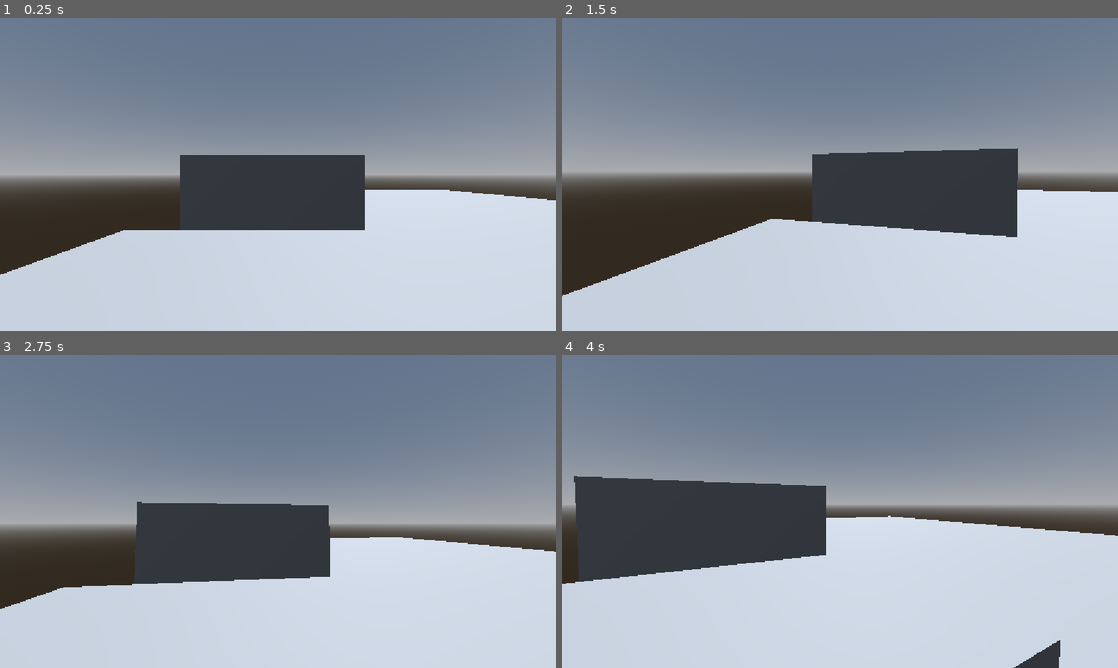
Above: before the commit, frames 1-4 (two rows, left to right).
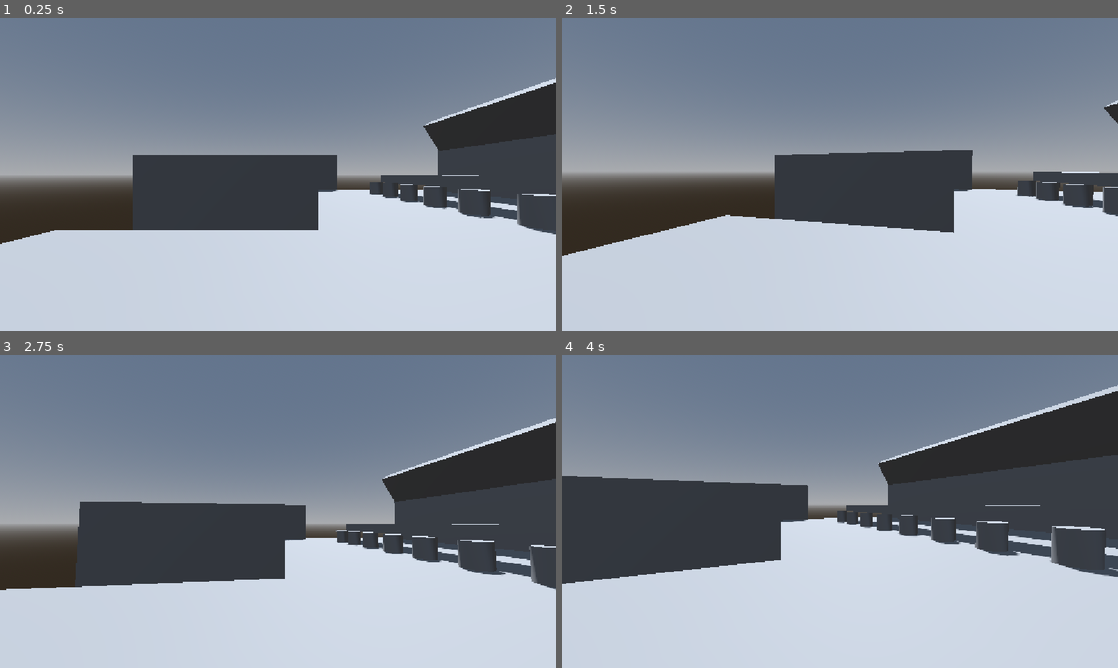
Above: after the commit, the same moments.

Repository: ShadowFlame-EthanG/comfy_autumn_jam_2026
Game: Godot game, scene res://Scenes/diner.tscn
Same seed, same stepped clock (60 frames per second), same inputs: the game is played once before the commit and once after it.
Inputs (mouse positions are in pixels of both pictures, inside the frame that each line leads up to):
- Up to frame 1 (0.25 s): no input
- Up to frame 2 (1.5 s): tap Enter at 0.5 s; move the mouse to (867, 174) at 0.52 s; tap Space at 1.25 s; move the mouse to (812, 174) at 1.27 s
- Up to frame 3 (2.75 s): tap Enter at 2 s; move the mouse to (289, 505) at 2.02 s
- Up to frame 4 (4 s): tap Space at 2.75 s; move the mouse to (834, 517) at 2.77 s; tap Enter at 3.5 s; move the mouse to (878, 514) at 3.52 s

The runs differ from the first frame. In frame 1, 13% of the frame differs, in the area x 0-100%, y 19-82%; in frame 2, 8.4%; in frame 3, 16%; in frame 4, 19%, in the area x 0-100%, y 9-100%.

Commit message:
Greyboxing!

Diff:
--- a/comfy-autumn-jam-noire/Scenes/diner.tscn
+++ b/comfy-autumn-jam-noire/Scenes/diner.tscn
@@ -29,7 +29,7 @@
 mesh = SubResource("PlaneMesh_pb32r")
 
 [node name="Player" parent="." unique_id=1787083053 instance=ExtResource("1_2p1rj")]
-transform = Transform3D(1, 0, 0, 0, 1, 0, 0, 0, 1, -7.7273073, 0.97501385, 9.792202)
+transform = Transform3D(1, 0, 0, 0, 1, 0, 0, 0, 1, -7.0315876, 0.97501385, 9.792202)
 
 [node name="DinerObjects" type="Node3D" parent="." unique_id=1725515699]
 transform = Transform3D(1, 0, 0, 0, 1, 0, 0, 0, 1, 1.2583532, 0, 2.6416225)
@@ -64,103 +64,166 @@
 transform = Transform3D(1, 0, 0, 0, 1, 0, 0, 0, 1, 0.032043457, 1.1260978, 0.73929405)
 size = Vector3(3.206665, 0.1463623, 1.9463484)
 
-[node name="DinerObjects2" type="Node3D" parent="." unique_id=658553108]
-transform = Transform3D(1, 0, 0, 0, 1, 0, 0, 0, 1, 1.2583532, 0, -3.561451)
-
-[node name="Booth" type="Node3D" parent="DinerObjects2" unique_id=1834944655]
-
-[node name="Chair1" type="CSGCombiner3D" parent="DinerObjects2/Booth" unique_id=1693998913]
-
-[node name="CSGBox3D" type="CSGBox3D" parent="DinerObjects2/Booth/Chair1" unique_id=208971020]
-transform = Transform3D(0.9, 0, 0, 0, 0.9, 0, 0, 0, 0.9, -9.054483, 0.8921392, 7.9350033)
-size = Vector3(3.0544434, 2.5578918, 0.64160156)
-
-[node name="CSGBox3D2" type="CSGBox3D" parent="DinerObjects2/Booth/Chair1" unique_id=429160034]
-transform = Transform3D(0.9, 0, 0, 0, 0.9, 0, 0, 0, 0.9, -9.054769, 0.11195731, 6.9326754)
-size = Vector3(3.0544434, 0.8119583, 1.6533203)
-
-[node name="Chair2" type="CSGCombiner3D" parent="DinerObjects2/Booth" unique_id=1264526098]
-transform = Transform3D(-1, 0, -8.742278e-08, 0, 1, 0, 8.742278e-08, 0, -1, -18.12233, -4.7683716e-07, 9.521378)
-
-[node name="CSGBox3D" type="CSGBox3D" parent="DinerObjects2/Booth/Chair2" unique_id=1327464219]
-transform = Transform3D(0.9, 0, 0, 0, 0.9, 0, 0, 0, 0.9, -9.054474, 0.8320806, 5.9855995)
-size = Vector3(3.0544434, 2.4377747, 0.5958252)
-
-[node name="CSGBox3D2" type="CSGBox3D" parent="DinerObjects2/Booth/Chair2" unique_id=1624054607]
-transform = Transform3D(0.9, 0, 0, 0, 0.9, 0, 0, 0, 0.9, -9.054766, 0.11195731, 5.0061593)
-size = Vector3(3.0544434, 0.8119583, 1.6533203)
-
-[node name="Table" type="CSGCombiner3D" parent="DinerObjects2/Booth" unique_id=234285717]
-transform = Transform3D(0.9, 0, 0, 0, 0.9, 0, 0, 0, 0.9, -9.137032, 0, 4.941712)
-
-[node name="CSGBox3D" type="CSGBox3D" parent="DinerObjects2/Booth/Table" unique_id=1299368329]
-transform = Transform3D(1, 0, 0, 0, 1, 0, 0, 0, 1, 0.032043457, 1.1260978, 0.73929405)
-size = Vector3(3.206665, 0.1463623, 1.9463484)
-
-[node name="DinerObjects3" type="Node3D" parent="." unique_id=1767234546]
-transform = Transform3D(1, 0, 0, 0, 1, 0, 0, 0, 1, 1.2583532, 0, -9.218214)
-
-[node name="Booth" type="Node3D" parent="DinerObjects3" unique_id=1562657481]
-
-[node name="Chair1" type="CSGCombiner3D" parent="DinerObjects3/Booth" unique_id=452401363]
-
-[node name="CSGBox3D" type="CSGBox3D" parent="DinerObjects3/Booth/Chair1" unique_id=7495]
-transform = Transform3D(0.9, 0, 0, 0, 0.9, 0, 0, 0, 0.9, -9.054483, 0.8921392, 7.9350033)
-size = Vector3(3.0544434, 2.5578918, 0.64160156)
-
-[node name="CSGBox3D2" type="CSGBox3D" parent="DinerObjects3/Booth/Chair1" unique_id=713935984]
-transform = Transform3D(0.9, 0, 0, 0, 0.9, 0, 0, 0, 0.9, -9.054769, 0.11195731, 6.9326754)
-size = Vector3(3.0544434, 0.8119583, 1.6533203)
-
-[node name="Chair2" type="CSGCombiner3D" parent="DinerObjects3/Booth" unique_id=975971166]
-transform = Transform3D(-1, 0, -8.742278e-08, 0, 1, 0, 8.742278e-08, 0, -1, -18.12233, -4.7683716e-07, 9.521378)
-
-[node name="CSGBox3D" type="CSGBox3D" parent="DinerObjects3/Booth/Chair2" unique_id=1311492613]
-transform = Transform3D(0.9, 0, 0, 0, 0.9, 0, 0, 0, 0.9, -9.054474, 0.8320806, 5.9855995)
-size = Vector3(3.0544434, 2.4377747, 0.5958252)
-
-[node name="CSGBox3D2" type="CSGBox3D" parent="DinerObjects3/Booth/Chair2" unique_id=1590754530]
-transform = Transform3D(0.9, 0, 0, 0, 0.9, 0, 0, 0, 0.9, -9.054766, 0.11195731, 5.0061593)
-size = Vector3(3.0544434, 0.8119583, 1.6533203)
-
-[node name="Table" type="CSGCombiner3D" parent="DinerObjects3/Booth" unique_id=1942426979]
-transform = Transform3D(0.9, 0, 0, 0, 0.9, 0, 0, 0, 0.9, -9.137032, 0, 4.941712)
-
-[node name="CSGBox3D" type="CSGBox3D" parent="DinerObjects3/Booth/Table" unique_id=690997101]
-transform = Transform3D(1, 0, 0, 0, 1, 0, 0, 0, 1, 0.032043457, 1.1260978, 0.73929405)
-size = Vector3(3.206665, 0.1463623, 1.9463484)
-
-[node name="DinerObjects4" type="Node3D" parent="." unique_id=1569703010]
-transform = Transform3D(1, 0, 0, 0, 1, 0, 0, 0, 1, 1.2583532, 0, -14.97236)
-
-[node name="Booth" type="Node3D" parent="DinerObjects4" unique_id=690447176]
-
-[node name="Chair1" type="CSGCombiner3D" parent="DinerObjects4/Booth" unique_id=1419462769]
-
-[node name="CSGBox3D" type="CSGBox3D" parent="DinerObjects4/Booth/Chair1" unique_id=718495995]
-transform = Transform3D(0.9, 0, 0, 0, 0.9, 0, 0, 0, 0.9, -9.054483, 0.8921392, 7.9350033)
-size = Vector3(3.0544434, 2.5578918, 0.64160156)
-
-[node name="CSGBox3D2" type="CSGBox3D" parent="DinerObjects4/Booth/Chair1" unique_id=204985411]
-transform = Transform3D(0.9, 0, 0, 0, 0.9, 0, 0, 0, 0.9, -9.054769, 0.11195731, 6.9326754)
-size = Vector3(3.0544434, 0.8119583, 1.6533203)
-
-[node name="Chair2" type="CSGCombiner3D" parent="DinerObjects4/Booth" unique_id=1236545290]
-transform = Transform3D(-1, 0, -8.742278e-08, 0, 1, 0, 8.742278e-08, 0, -1, -18.12233, -4.7683716e-07, 9.521378)
-
-[node name="CSGBox3D" type="CSGBox3D" parent="DinerObjects4/Booth/Chair2" unique_id=841327769]
-transform = Transform3D(0.9, 0, 0, 0, 0.9, 0, 0, 0, 0.9, -9.054474, 0.8320806, 5.9855995)
-size = Vector3(3.0544434, 2.4377747, 0.5958252)
-
-[node name="CSGBox3D2" type="CSGBox3D" parent="DinerObjects4/Booth/Chair2" unique_id=249372843]
-transform = Transform3D(0.9, 0, 0, 0, 0.9, 0, 0, 0, 0.9, -9.054766, 0.11195731, 5.0061593)
-size = Vector3(3.0544434, 0.8119583, 1.6533203)
-
-[node name="Table" type="CSGCombiner3D" parent="DinerObjects4/Booth" unique_id=1837202743]
-transform = Transform3D(0.9, 0, 0, 0, 0.9, 0, 0, 0, 0.9, -9.137032, 0, 4.941712)
-
-[node name="CSGBox3D" type="CSGBox3D" parent="DinerObjects4/Booth/Table" unique_id=2053936631]
-transform = Transform3D(1, 0, 0, 0, 1, 0, 0, 0, 1, 0.032043457, 1.1260978, 0.73929405)
-size = Vector3(3.206665, 0.1463623, 1.9463484)
+[node name="Booth2" type="Node3D" parent="DinerObjects" unique_id=1834944655]
+transform = Transform3D(1, 0, 0, 0, 1, 0, 0, 0, 1, 0, 0, -6.2030735)
+
+[node name="Chair1" type="CSGCombiner3D" parent="DinerObjects/Booth2" unique_id=1693998913]
+
+[node name="CSGBox3D" type="CSGBox3D" parent="DinerObjects/Booth2/Chair1" unique_id=208971020]
+transform = Transform3D(0.9, 0, 0, 0, 0.9, 0, 0, 0, 0.9, -9.054483, 0.8921392, 7.9350033)
+size = Vector3(3.0544434, 2.5578918, 0.64160156)
+
+[node name="CSGBox3D2" type="CSGBox3D" parent="DinerObjects/Booth2/Chair1" unique_id=429160034]
+transform = Transform3D(0.9, 0, 0, 0, 0.9, 0, 0, 0, 0.9, -9.054769, 0.11195731, 6.9326754)
+size = Vector3(3.0544434, 0.8119583, 1.6533203)
+
+[node name="Chair2" type="CSGCombiner3D" parent="DinerObjects/Booth2" unique_id=1264526098]
+transform = Transform3D(-1, 0, -8.742278e-08, 0, 1, 0, 8.742278e-08, 0, -1, -18.12233, -4.7683716e-07, 9.521378)
+
+[node name="CSGBox3D" type="CSGBox3D" parent="DinerObjects/Booth2/Chair2" unique_id=1327464219]
+transform = Transform3D(0.9, 0, 0, 0, 0.9, 0, 0, 0, 0.9, -9.054474, 0.8320806, 5.9855995)
+size = Vector3(3.0544434, 2.4377747, 0.5958252)
+
+[node name="CSGBox3D2" type="CSGBox3D" parent="DinerObjects/Booth2/Chair2" unique_id=1624054607]
+transform = Transform3D(0.9, 0, 0, 0, 0.9, 0, 0, 0, 0.9, -9.054766, 0.11195731, 5.0061593)
+size = Vector3(3.0544434, 0.8119583, 1.6533203)
+
+[node name="Table" type="CSGCombiner3D" parent="DinerObjects/Booth2" unique_id=234285717]
+transform = Transform3D(0.9, 0, 0, 0, 0.9, 0, 0, 0, 0.9, -9.137032, 0, 4.941712)
+
+[node name="CSGBox3D" type="CSGBox3D" parent="DinerObjects/Booth2/Table" unique_id=1299368329]
+transform = Transform3D(1, 0, 0, 0, 1, 0, 0, 0, 1, 0.032043457, 1.1260978, 0.73929405)
+size = Vector3(3.206665, 0.1463623, 1.9463484)
+
+[node name="Booth3" type="Node3D" parent="DinerObjects" unique_id=1562657481]
+transform = Transform3D(1, 0, 0, 0, 1, 0, 0, 0, 1, 0, 0, -11.859837)
+
+[node name="Chair1" type="CSGCombiner3D" parent="DinerObjects/Booth3" unique_id=452401363]
+
+[node name="CSGBox3D" type="CSGBox3D" parent="DinerObjects/Booth3/Chair1" unique_id=7495]
+transform = Transform3D(0.9, 0, 0, 0, 0.9, 0, 0, 0, 0.9, -9.054483, 0.8921392, 7.9350033)
+size = Vector3(3.0544434, 2.5578918, 0.64160156)
+
+[node name="CSGBox3D2" type="CSGBox3D" parent="DinerObjects/Booth3/Chair1" unique_id=713935984]
+transform = Transform3D(0.9, 0, 0, 0, 0.9, 0, 0, 0, 0.9, -9.054769, 0.11195731, 6.9326754)
+size = Vector3(3.0544434, 0.8119583, 1.6533203)
+
+[node name="Chair2" type="CSGCombiner3D" parent="DinerObjects/Booth3" unique_id=975971166]
+transform = Transform3D(-1, 0, -8.742278e-08, 0, 1, 0, 8.742278e-08, 0, -1, -18.12233, -4.7683716e-07, 9.521378)
+
+[node name="CSGBox3D" type="CSGBox3D" parent="DinerObjects/Booth3/Chair2" unique_id=1311492613]
+transform = Transform3D(0.9, 0, 0, 0, 0.9, 0, 0, 0, 0.9, -9.054474, 0.8320806, 5.9855995)
+size = Vector3(3.0544434, 2.4377747, 0.5958252)
+
+[node name="CSGBox3D2" type="CSGBox3D" parent="DinerObjects/Booth3/Chair2" unique_id=1590754530]
+transform = Transform3D(0.9, 0, 0, 0, 0.9, 0, 0, 0, 0.9, -9.054766, 0.11195731, 5.0061593)
+size = Vector3(3.0544434, 0.8119583, 1.6533203)
+
+[node name="Table" type="CSGCombiner3D" parent="DinerObjects/Booth3" unique_id=1942426979]
+transform = Transform3D(0.9, 0, 0, 0, 0.9, 0, 0, 0, 0.9, -9.137032, 0, 4.941712)
+
+[node name="CSGBox3D" type="CSGBox3D" parent="DinerObjects/Booth3/Table" unique_id=690997101]
+transform = Transform3D(1, 0, 0, 0, 1, 0, 0, 0, 1, 0.032043457, 1.1260978, 0.73929405)
+size = Vector3(3.206665, 0.1463623, 1.9463484)
+
+[node name="Booth4" type="Node3D" parent="DinerObjects" unique_id=690447176]
+transform = Transform3D(1, 0, 0, 0, 1, 0, 0, 0, 1, 0, 0, -17.613983)
+
+[node name="Chair1" type="CSGCombiner3D" parent="DinerObjects/Booth4" unique_id=1419462769]
+
+[node name="CSGBox3D" type="CSGBox3D" parent="DinerObjects/Booth4/Chair1" unique_id=718495995]
+transform = Transform3D(0.9, 0, 0, 0, 0.9, 0, 0, 0, 0.9, -9.054483, 0.8921392, 7.9350033)
+size = Vector3(3.0544434, 2.5578918, 0.64160156)
+
+[node name="CSGBox3D2" type="CSGBox3D" parent="DinerObjects/Booth4/Chair1" unique_id=204985411]
+transform = Transform3D(0.9, 0, 0, 0, 0.9, 0, 0, 0, 0.9, -9.054769, 0.11195731, 6.9326754)
+size = Vector3(3.0544434, 0.8119583, 1.6533203)
+
+[node name="Chair2" type="CSGCombiner3D" parent="DinerObjects/Booth4" unique_id=1236545290]
+transform = Transform3D(-1, 0, -8.742278e-08, 0, 1, 0, 8.742278e-08, 0, -1, -18.12233, -4.7683716e-07, 9.521378)
+
+[node name="CSGBox3D" type="CSGBox3D" parent="DinerObjects/Booth4/Chair2" unique_id=841327769]
+transform = Transform3D(0.9, 0, 0, 0, 0.9, 0, 0, 0, 0.9, -9.054474, 0.8320806, 5.9855995)
+size = Vector3(3.0544434, 2.4377747, 0.5958252)
+
+[node name="CSGBox3D2" type="CSGBox3D" parent="DinerObjects/Booth4/Chair2" unique_id=249372843]
+transform = Transform3D(0.9, 0, 0, 0, 0.9, 0, 0, 0, 0.9, -9.054766, 0.11195731, 5.0061593)
+size = Vector3(3.0544434, 0.8119583, 1.6533203)
+
+[node name="Table" type="CSGCombiner3D" parent="DinerObjects/Booth4" unique_id=1837202743]
+transform = Transform3D(0.9, 0, 0, 0, 0.9, 0, 0, 0, 0.9, -9.137032, 0, 4.941712)
+
+[node name="CSGBox3D" type="CSGBox3D" parent="DinerObjects/Booth4/Table" unique_id=2053936631]
+transform = Transform3D(1, 0, 0, 0, 1, 0, 0, 0, 1, 0.032043457, 1.1260978, 0.73929405)
+size = Vector3(3.206665, 0.1463623, 1.9463484)
+
+[node name="Bar" type="Node3D" parent="DinerObjects" unique_id=1772096863]
+
+[node name="BarTable" type="CSGCombiner3D" parent="DinerObjects/Bar" unique_id=1909648150]
+
+[node name="CSGBox3D" type="CSGBox3D" parent="DinerObjects/Bar/BarTable" unique_id=30726169]
+transform = Transform3D(1, 0, 0, 0, 1, 0, 0, 0, 1, 1.7608399, 1.2804139, -2.8776455)
+size = Vector3(2.0732422, 0.6187439, 16.446712)
+
+[node name="Backing" type="CSGCombiner3D" parent="DinerObjects/Bar" unique_id=1072574822]
+transform = Transform3D(1, 0, 0, 0, 1, 0, 0, 0, 1, 4.7456203, 0, 0)
+
+[node name="CSGBox3D" type="CSGBox3D" parent="DinerObjects/Bar/Backing" unique_id=1385303605]
+transform = Transform3D(1, 0, 0, 0, 1, 0, 0, 0, 1, 3.3993669, 1.9783263, -2.693512)
+size = Vector3(1, 4.1966553, 21.50824)
+
+[node name="CSGBox3D2" type="CSGBox3D" parent="DinerObjects/Bar/Backing" unique_id=1702548430]
+transform = Transform3D(0.8433914, -0.53729963, 0, 0.53729963, 0.8433914, 0, 0, 0, 1, 2.6961112, 5.1287174, -2.6811237)
+size = Vector3(0.9161377, 3.60437, 21.330048)
+
+[node name="Stools" type="CSGCombiner3D" parent="DinerObjects/Bar" unique_id=591304154]
+
+[node name="CSGCylinder3D" type="CSGCylinder3D" parent="DinerObjects/Bar/Stools" unique_id=1996649947]
+transform = Transform3D(1, 0, 0, 0, 1, 0, 0, 0, 1, 0, 0.4089558, 4.5337667)
+height = 1.1835938
+
+[node name="CSGCylinder3D2" type="CSGCylinder3D" parent="DinerObjects/Bar/Stools" unique_id=441536687]
+transform = Transform3D(1, 0, 0, 0, 1, 0, 0, 0, 1, 0, 0.4089558, 2.430616)
+height = 1.1835938
+
+[node name="CSGCylinder3D3" type="CSGCylinder3D" parent="DinerObjects/Bar/Stools" unique_id=962983105]
+transform = Transform3D(1, 0, 0, 0, 1, 0, 0, 0, 1, 0, 0.4089558, 0.41341972)
+height = 1.1835938
+
+[node name="CSGCylinder3D4" type="CSGCylinder3D" parent="DinerObjects/Bar/Stools" unique_id=451730557]
+transform = Transform3D(1, 0, 0, 0, 1, 0, 0, 0, 1, 0, 0.4089558, -1.7920494)
+height = 1.1835938
+
+[node name="CSGCylinder3D5" type="CSGCylinder3D" parent="DinerObjects/Bar/Stools" unique_id=672704381]
+transform = Transform3D(1, 0, 0, 0, 1, 0, 0, 0, 1, 0, 0.4089558, -3.9494677)
+height = 1.1835938
+
+[node name="CSGCylinder3D6" type="CSGCylinder3D" parent="DinerObjects/Bar/Stools" unique_id=2026442589]
+transform = Transform3D(1, 0, 0, 0, 1, 0, 0, 0, 1, 0, 0.4089558, -6.1220684)
+height = 1.1835938
+
+[node name="CSGCylinder3D7" type="CSGCylinder3D" parent="DinerObjects/Bar/Stools" unique_id=1828181667]
+transform = Transform3D(1, 0, 0, 0, 1, 0, 0, 0, 1, 0, 0.4089558, -8.270222)
+height = 1.1835938
+
+[node name="CSGCylinder3D8" type="CSGCylinder3D" parent="DinerObjects/Bar/Stools" unique_id=157728098]
+transform = Transform3D(1, 0, 0, 0, 1, 0, 0, 0, 1, 0, 0.4089558, -10.379063)
+height = 1.1835938
+
+[node name="Jukebox" type="Node3D" parent="DinerObjects" unique_id=812819079]
+
+[node name="CSGCombiner3D" type="CSGCombiner3D" parent="DinerObjects/Jukebox" unique_id=1073110089]
+transform = Transform3D(1, 0, 0, 0, 1, 0, 0, 0, 1, -3.3423076, 0.49828792, 7.888713)
+
+[node name="CSGBox3D" type="CSGBox3D" parent="DinerObjects/Jukebox/CSGCombiner3D" unique_id=421851673]
+transform = Transform3D(1, 0, 0, 0, 1, 0, 0, 0, 1, -0.9945128, 0.3800913, -0.0053710938)
+size = Vector3(1.3151245, 1.8791504, 0.7080078)
+
+[node name="Door" type="CSGCombiner3D" parent="DinerObjects" unique_id=1876779877]
+transform = Transform3D(1, 0, 0, 0, 1, 0, 0, 0, 1, -4.005203, 0.7274499, -13.639708)
+
+[node name="CSGBox3D" type="CSGBox3D" parent="DinerObjects/Door" unique_id=983157088]
+transform = Transform3D(1, 0, 0, 0, 1, 0, 0, 0, 1, 0.42326593, 1.0505455, -0.7218876)
+size = Vector3(2.8234863, 3.6567383, 0.3895874)
 
 [editable path="Player"]
